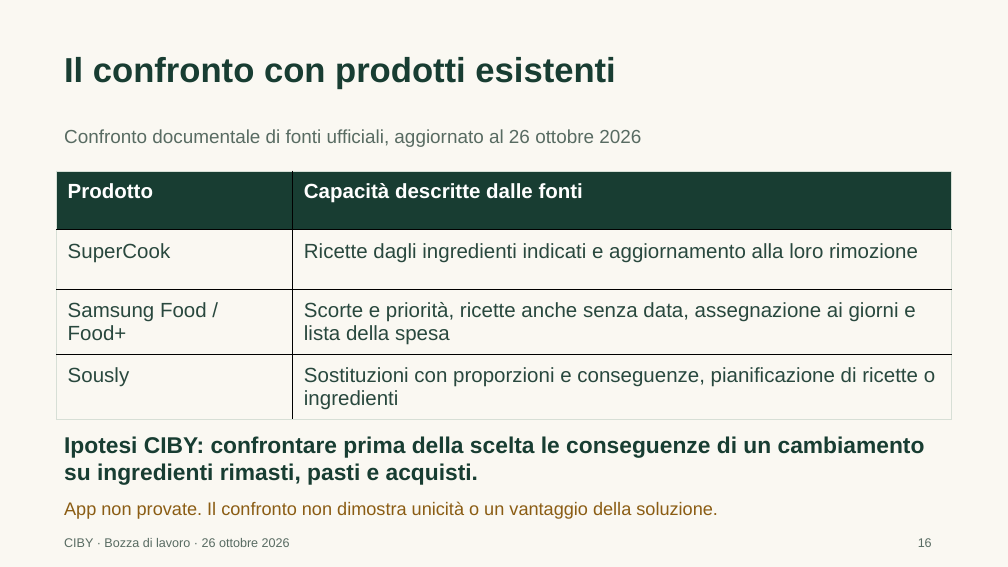
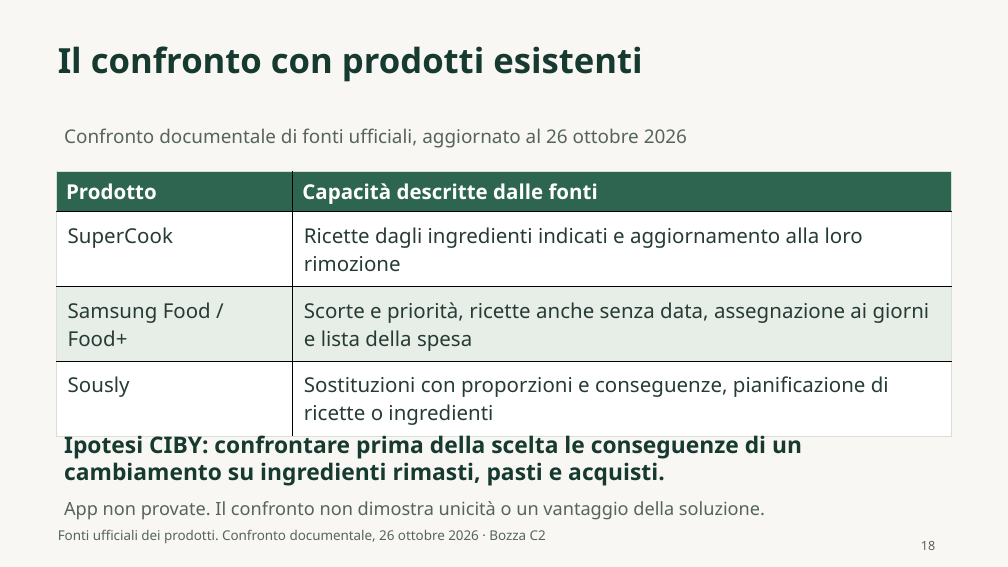
Before and after one commit to andremauroo/CIBY, a slide deck: slide 18 of C2/presentazione/bozza/CIBY-C2-bozza.pptx (slide 16 before the commit). Drawn at 1008x567 pixels with LibreOffice and Linux fonts; fonts in the diff are those of the drawing. Boxes give left, top, right and bottom in pixels: in the first picture for what was removed or moved away, otherwise in the second. Text is boxed around its words. In the diff, an @@ line names an element or a change of style, - is before the commit and + after.

Commit message:
C2: integra motivazione di CIBY, contributi e materiali di chiusura

```diff
--- a/C2/presentazione/bozza/CIBY-C2-bozza.pptx
+++ b/C2/presentazione/bozza/CIBY-C2-bozza.pptx
@@ background #FAF8F2 to #F8F7F3 @@
@@ text "Il confronto con prodotti esistenti" at box(58, 46, 642, 82): font Arial to Noto Sans, text colour #183D32 to #173A30 @@
@@ text "Il confronto con prodotti esistenti": place and size @@
-text "Il confronto con prodotti esistenti" at box(64, 57, 615, 89)
+text "Il confronto con prodotti esistenti" at box(58, 46, 642, 82)
@@ text "Confronto documentale di fonti ufficiali, ..." at box(64, 128, 687, 148): font Arial to Noto Sans, text colour #586B62 to #56645D @@
@@ table at box(57, 171, 951, 429) @@
@@ fill #183D32 to #2D6551 in row 1 @@
@@ fill #FAF8F2 to #FFFFFF in 4 cells @@
@@ fill #FAF8F2 to #E7EEE8 in row 3 @@
@@ font Arial to Noto Sans @@
@@ text colour #29483E to #263B34 in "SuperCook", "Ricette dagli ingredienti indicati e aggiornamento alla ...", "Samsung Food / Food+", "Scorte e priorità, ricette anche senza data, ..." and 2 more places @@
@@ text "Ipotesi CIBY: confrontare prima della ..." at box(64, 432, 802, 486): font Arial to Noto Sans, text colour #183D32 to #173A30 @@
@@ text "App non provate. Il confronto ..." at box(64, 501, 765, 520): font Arial to Noto Sans, text colour #8B5D14 to #56645D @@
@@ text at box(58, 529, 546, 543): text changed; size 12 to 12.8 pt; font Arial to Noto Sans; text colour #586B62 to #56645D @@
-CIBY · Bozza di lavoro · 26 ottobre 2026
+Fonti ufficiali dei prodotti. Confronto documentale, 26 ottobre 2026 · Bozza C2
@@ text removed at box(918, 538, 932, 547) @@
-16
@@ text added at box(921, 541, 935, 550), 12 pt, text #56645D @@
+18
```
Also in this commit, not shown: 15 other slides changed, 10 slides added, 4 slides removed, 34 other files.
